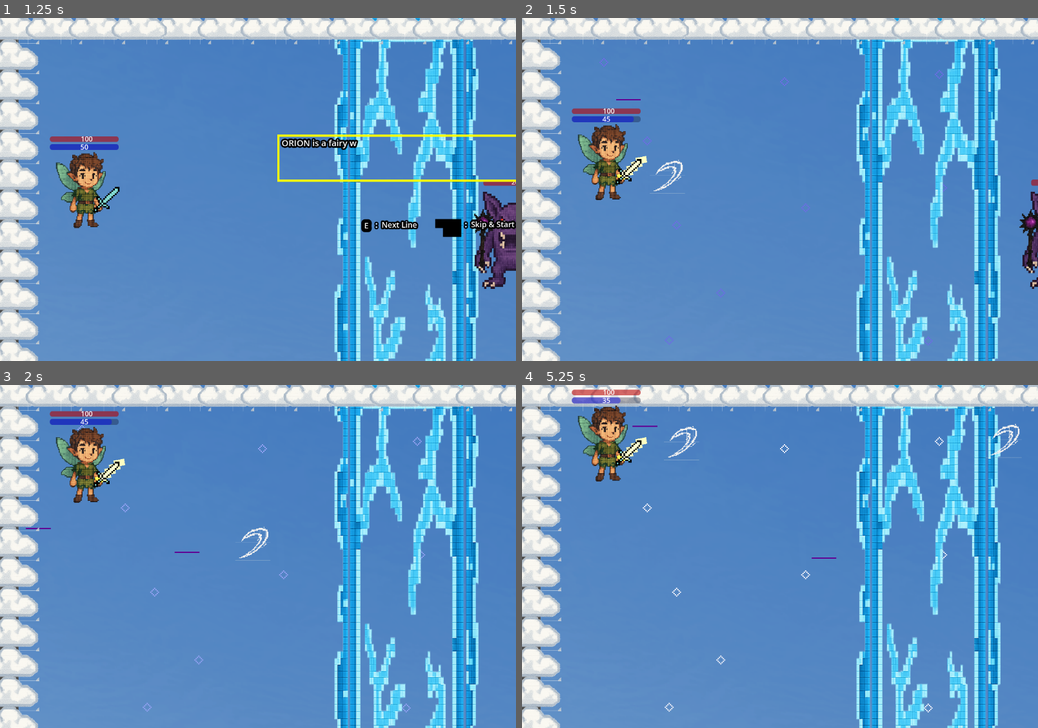
Above: before the commit, frames 1-4 (two rows, left to right).
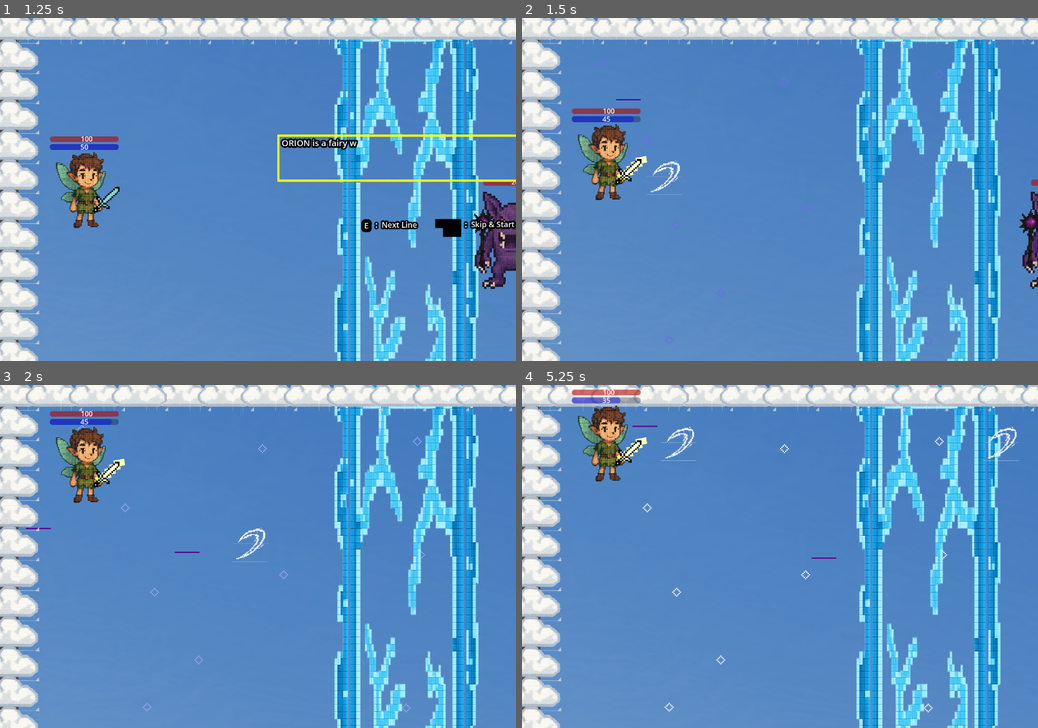
Above: after the commit, the same moments.

Repository: Abdullah-Ha00/the_fairy_orion
Game: Godot game, scene res://scenes/menu/main_menu.tscn
Two runs of this game, one before a commit and one after it. Both use one fixed random seed, a clock stepped at 60 frames per second and the inputs below.
Inputs:
- Up to frame 1 (1.25 s): tap Enter (accept) at 0.5 s; hold Up (up) from 0.53 s (still down); hold E (advance_dialogue) from 0.53 s (still down); tap Space (attach action) at 0.8 s
- Up to frame 2 (1.5 s): keep holding Up (up); tap Enter (accept) at 1.25 s; release E (advance_dialogue) at 1.28 s; tap Space (attach action) at 1.35 s
- Up to frame 3 (2 s): keep holding Up (up); tap E (advance_dialogue) at 1.55 s
- Up to frame 4 (5.25 s): keep holding Up (up); hold Enter (accept) 2.03-2.78 s; tap Space (attach action) at 2.3 s; tap E (advance_dialogue) at 2.85, 4.35 s; hold Space (attach action) 3.53-4.28 s; hold Space (attach action) from 5.03 s (still down)

Frame 1 is identical in both runs. In frame 2, 0.2% of the frame differs, in the area x 24-32%, y 41-52%; in frame 3, 0.2%; in frame 4, 0.5%, in the area x 26-97%, y 11-23%.

Commit message:
refactor complete

Diff:
--- a/scenes/dialogues/dialogues.gd
+++ b/scenes/dialogues/dialogues.gd
@@ -1,8 +1,8 @@
 extends Node2D
-var displayed_words = ""
-var dialogue_number = 0
-var can_skip = false
-var can_start = false
+var displayed_words:String = ""
+var dialogue_number:int = 0
+var can_skip:bool = false
+var can_start:bool = false
 var dialogue_one = " ORION is a fairy who was born\n with strange powers."
 var dialogue_two = " He lives with his chidhood friend, \n Selene, a mystical parrot."
 var dialogue_three= " The world is not a safe place for both of them, \n as they are troubled by the furious beast, Teratos"
@@ -26,7 +26,7 @@
 
 func _input(event: InputEvent) -> void:
 	if event.is_action_pressed("advance_dialogue") and can_skip:
-		show_next_dialogue(selected_dialogues)
+		show_next_line(selected_dialogues)
 
 func _on_can_press_space_timer_timeout() -> void:
 	can_skip = true
@@ -35,14 +35,14 @@
 	for letters in dialogues_array[dialogue_number]:
 		await get_tree().create_timer(0.02).timeout
 		displayed_words +=letters
-		_process_letters()
+		process_letters()
 
 func show_dialogue():
 	$DialogueScreenComponents.global_position = Vector2(600,200)
 	await get_tree().create_timer(0.03).timeout
 	process_dialogue(selected_dialogues)
 
-func show_next_dialogue(dialogues_array:Array):
+func show_next_line(dialogues_array:Array):
 	if dialogue_number <int(dialogues_array.size() - 1):
 		dialogue_number +=1
 		process_dialogue(selected_dialogues)
@@ -51,7 +51,7 @@
 	else:
 		can_start = true
 
-func _process_letters():
+func process_letters():
 	$DialogueScreenComponents/DialogueBar.text = displayed_words
 	$CanPressSpaceTimer.start()
 
--- a/scenes/end_game/end_game.gd
+++ b/scenes/end_game/end_game.gd
@@ -2,8 +2,8 @@
 var fairy_down_text:String = "Game Over!\nYou have been defeated!"
 var parrot_down_text: String = "Game Over!\nSelene is deaaaaaaaaaaaaad!😭"
 var monster_down_text:String = "You have defeated the monster! \nSelene's curse has been lifted!"
-var text_y_position = 500
-var high_score = ScoreManager.load_score()
+var text_y_position:int = 500
+var high_score:int = ScoreManager.load_score()
 
 func _ready() -> void:
 	process_mode = Node.PROCESS_MODE_ALWAYS
--- a/scenes/monster/monster.gd
+++ b/scenes/monster/monster.gd
@@ -1,47 +1,33 @@
 extends CharacterBody2D
 var speed: int = 200
-var orb_cooldown_start:float = randi_range(1,3)
-signal black_orb(pos)
-var move_up = Vector2.UP
-var move_down =Vector2.DOWN
-var move_right = Vector2.RIGHT
-var move_left = Vector2.LEFT
-var movement = [move_up, move_down, move_right, move_left]
-var direction = movement[randi() % movement.size()]
-var is_enemy=true
-var is_ally =false
-var _health = 200
+var orb_cooldown:float = randi_range(1,3)
+var movement:Array = [Vector2.UP, Vector2.DOWN, Vector2.RIGHT, Vector2.LEFT]
+var direction:Vector2= movement[randi() % movement.size()]
+var is_enemy:bool=true
+var is_ally:bool =false
+var _health:int = 200
 var health:int = _health:
 	set(value):
 		health=clamp(value,0,_health)
 var half_health:float = health / 2.0
-var process = true
+var process:bool = true
+signal black_orb(pos)
 
 func _ready() -> void:
-
-	GlobalStats.monster_node = self
 	position = Vector2(1200,500)
-	$OrbCoolDown.wait_time = orb_cooldown_start
-	$OrbCoolDown.start()
-	velocity = direction *speed
-	$ChangeDirection.start()
 	$OrbLight.visible = false
-	$HealthBar.max_value = health
+	initialize_monster_node()
+	set_direction()
+	set_up_orb_cooldown()
+	set_up_stats_bars()
 	update_health_text()
 
 func _process(_delta: float) -> void:
-
 	move_and_slide()
-	if health <=int(half_health) and process:
-		GlobalStats.current_game_phase = GlobalStats.game_phases["monster_health_halved"]
+	check_monster_health()
 
 func _orb_cool_down_timeout() -> void:
-	var orb_cooldown_time = randi_range(1,3)
-	var orb_marker_position = $OrbMarker.global_position
-	black_orb.emit(orb_marker_position)
-	$OrbCoolDown.wait_time= orb_cooldown_time
-	$AnimationPlayer.play("orb_light")
-
+	emit_orb()
 
 func _on_change_direction_timeout() -> void:
 	direction = movement[randi() % movement.size()]
@@ -49,5 +35,30 @@
 	move_and_slide()
 
 func update_health_text():
-		$HealthNumber.text = str(health)
-		$HealthBar.value = health
+		$UI/HealthNumber.text = str(health)
+		$UI/HealthBar.value = health
+
+func initialize_monster_node():
+	GlobalStats.monster_node = self
+
+func set_up_orb_cooldown():
+	$Timers/OrbCoolDown.wait_time = orb_cooldown
+	$Timers/OrbCoolDown.start()
+
+func set_direction():
+	velocity = direction *speed
+	$Timers/ChangeDirection.start()
+
+func set_up_stats_bars():
+	$UI/HealthBar.max_value = health
+
+func emit_orb():
+	orb_cooldown = randi_range(1,3)
+	black_orb.emit( $OrbMarker.global_position)
+	$Timers/OrbCoolDown.wait_time= orb_cooldown
+	$AnimationPlayer.play("orb_light")
+
+func check_monster_health():
+	if health <=int(half_health) and process:
+		GlobalStats.current_game_phase = GlobalStats.game_phases["monster_health_halved"]
+		process = false
--- a/scenes/monster/monster.tscn
+++ b/scenes/monster/monster.tscn
@@ -1,9 +1,8 @@
-[gd_scene load_steps=10 format=3 uid="uid://cfkkjss0a1bc5"]
+[gd_scene load_steps=9 format=3 uid="uid://cfkkjss0a1bc5"]
 
 [ext_resource type="Texture2D" uid="uid://dgfdqeul7fka4" path="res://images/monster.png" id="1_i44lo"]
 [ext_resource type="Script" uid="uid://diq8a6q06fip4" path="res://scenes/monster/monster.gd" id="1_vd1hn"]
 [ext_resource type="Texture2D" uid="uid://c0w3r0yy77p00" path="res://images/magical_rod.png" id="2_hyvb2"]
-[ext_resource type="Script" uid="uid://b45cn8djj7hk" path="res://scenes/monster/rod.gd" id="4_vd1hn"]
 [ext_resource type="Texture2D" uid="uid://dr73lggkj03gu" path="res://images/purple.png" id="5_18f66"]
 
 [sub_resource type="RectangleShape2D" id="RectangleShape2D_c6twl"]
@@ -88,18 +87,19 @@
 scale = Vector2(0.135051, 0.133442)
 skew = 0.0296706
 texture = ExtResource("2_hyvb2")
-script = ExtResource("4_vd1hn")
 
 [node name="CollisionShape2D" type="CollisionShape2D" parent="."]
 position = Vector2(-11, 46)
 shape = SubResource("RectangleShape2D_c6twl")
 
-[node name="OrbCoolDown" type="Timer" parent="."]
+[node name="Timers" type="Node" parent="."]
+
+[node name="OrbCoolDown" type="Timer" parent="Timers"]
+
+[node name="ChangeDirection" type="Timer" parent="Timers"]
 
 [node name="OrbMarker" type="Marker2D" parent="."]
-position = Vector2(-95, -32)
-
-[node name="ChangeDirection" type="Timer" parent="."]
+position = Vector2(-101.333, -33.3333)
 
 [node name="OrbLight" type="PointLight2D" parent="."]
 position = Vector2(-103, -32)
@@ -114,7 +114,9 @@
 &"": SubResource("AnimationLibrary_jpvs1")
 }
 
-[node name="HealthBar" type="ProgressBar" parent="."]
+[node name="UI" type="Node2D" parent="."]
+
+[node name="HealthBar" type="ProgressBar" parent="UI"]
 modulate = Color(1, 0, 0, 1)
 offset_left = -101.0
 offset_top = -164.0
@@ -123,7 +125,7 @@
 show_percentage = false
 metadata/_edit_group_ = true
 
-[node name="HealthNumber" type="RichTextLabel" parent="."]
+[node name="HealthNumber" type="RichTextLabel" parent="UI"]
 offset_left = -92.0
 offset_top = -176.0
 offset_right = 99.0
@@ -134,5 +136,5 @@
 horizontal_alignment = 1
 vertical_alignment = 1
 
-[connection signal="timeout" from="OrbCoolDown" to="." method="_orb_cool_down_timeout"]
-[connection signal="timeout" from="ChangeDirection" to="." method="_on_change_direction_timeout"]
+[connection signal="timeout" from="Timers/OrbCoolDown" to="." method="_orb_cool_down_timeout"]
+[connection signal="timeout" from="Timers/ChangeDirection" to="." method="_on_change_direction_timeout"]
--- a/scenes/monster/rod.gd
+++ /dev/null
@@ -1,12 +0,0 @@
-extends Sprite2D
-var rod_rotation = 0
-
-# Called when the node enters the scene tree for the first time.
-func _ready() -> void:
-	pass # Replace with function body.
-
-
-# Called every frame. 'delta' is the elapsed time since the previous frame.
-#func _process(delta: float) -> void:
-	#rod_rotation += 100*delta
-	#rotation_degrees = rod_rotation
--- a/scenes/objects/fence.gd
+++ b/scenes/objects/fence.gd
@@ -11,4 +11,4 @@
 
 
 func _on_move_left_timeout() -> void:
-	move_left.emit() # Replace with function body.
+	move_left.emit()
--- a/scenes/parrot/parrot.gd
+++ b/scenes/parrot/parrot.gd
@@ -1,34 +1,27 @@
 extends CharacterBody2D
-var is_enemy = false
-var is_ally = true
+var is_enemy:bool= false
+var is_ally:bool = true
 var states:Array = ["normal", "hit"]
 var current_state:String
 var current_health:int
-var process = true
-var _health = 20
-var health = _health:
+var process:bool = true
+var _health:int = 20
+var health:int = _health:
 	set(value):
 		health = clamp(value, 0, _health)
-@onready var seconds_left = int($TimeLeft.time_left)
-
+@onready var seconds_left:int = int($TimeLeft.time_left)
 
 func _ready() -> void:
-	GlobalStats.parrot_node = self
-	current_health = health
-	current_state = states[0]
 	position = Vector2(940,66)
-	$HealthUI/HealthBar.max_value = health
-	$TimerUI/TimeBar.max_value = seconds_left
-	$TimerUI/SecondsLeft.text = str(seconds_left)
+	initialize_parrot_node()
+	set_up_stats_bars()
+	initialize_stats()
+	update_parrot_timer()
 	update_health_text()
-
 
 func _process(_delta: float) -> void:
 	update_parrot_timer()
-	if current_health !=health and process:
-		current_state = states[1]
-		process =false
-
+	check_parrot_health()
 
 func _on_time_left_timeout() -> void:
 	health = 0
@@ -42,3 +35,19 @@
 func update_health_text():
 		$HealthUI/HealthNumber.text = str(health)
 		$HealthUI/HealthBar.value = health
+
+func set_up_stats_bars():
+	$HealthUI/HealthBar.max_value = health
+	$TimerUI/TimeBar.max_value = seconds_left
+
+func initialize_stats():
+	current_health = health
+	current_state = states[0]
+
+func initialize_parrot_node():
+	GlobalStats.parrot_node = self
+
+func check_parrot_health():
+	if current_health !=health and process:
+		current_state = states[1]
+		process =false
--- a/scenes/player/fairy_boy.gd
+++ b/scenes/player/fairy_boy.gd
@@ -1,19 +1,19 @@
 extends CharacterBody2D
-var speed: int =300
-var is_moving = true
-var can_cast_sword_beam = true
-var is_enemy = false
-var is_ally = true
-var _health = 100
-var health = _health:
+var speed:int = 300
+var is_moving:bool = true
+var can_cast_sword_beam:bool = true
+var is_enemy:bool = false
+var is_ally:bool = true
+var _health:int = 100
+var health:int = _health:
 	set(value):
 		health = clamp(value, 0, _health)
-var _magic = 50
-var magic = _magic:
+var _magic:int = 50
+var magic:int = _magic:
 	set(value):
 		magic = clamp(value, 0,_magic)
-var magic_regen = 5
-var beam_magic_cost = 5
+var magic_regen:int = 5
+var beam_magic_cost:int = 5
 signal sword_beam(pos)
 
 func _ready() -> void:
@@ -25,19 +25,8 @@
 	update_magic_text()
 
 func _process(_delta: float) -> void:
-	var fairy_direction: Vector2= Input.get_vector("left","right","up","down")
-	if is_moving:
-		velocity =fairy_direction*speed
-		move_and_slide()
-	if Input.is_action_pressed("attach action") and can_cast_sword_beam and magic >=beam_magic_cost:
-		var sword_markers = $SwordMarkers.get_children()
-		var selected_sword_marker = sword_markers[randi() % sword_markers.size()]
-		$CastSwordBeamTimer.start()
-		can_cast_sword_beam = false
-		sword_beam.emit(selected_sword_marker.global_position)
-		$AnimationPlayer.play("sword_light")
-		magic -= beam_magic_cost
-		update_magic_text()
+	update_fairy_movements()
+	check_sword_beam_event()
 
 func _on_shock_timer_timeout() -> void:
 	is_moving= true
@@ -64,3 +53,21 @@
 
 func initialize_fairy_node():
 	GlobalStats.fairy_node = self
+
+func update_fairy_movements():
+	var fairy_direction: Vector2= Input.get_vector("left","right","up","down")
+	if is_moving:
+		velocity =fairy_direction*speed
+		move_and_slide()
+
+func check_sword_beam_event():
+	if Input.is_action_pressed("attach action") and can_cast_sword_beam and magic >=beam_magic_cost:
+		emit_sword_beam()
+		magic -= beam_magic_cost
+		update_magic_text()
+#
+func emit_sword_beam():
+		$Timers/BeamTimer.start()
+		can_cast_sword_beam = false
+		sword_beam.emit($BeamMarker.global_position)
+		$AnimationPlayer.play("sword_light")
--- a/scenes/player/fairy_boy.tscn
+++ b/scenes/player/fairy_boy.tscn
@@ -90,27 +90,21 @@
 position = Vector2(6.25, 2.4375)
 shape = SubResource("RectangleShape2D_050w0")
 
-[node name="ShockTimer" type="Timer" parent="."]
+[node name="Timers" type="Node" parent="."]
+
+[node name="Shock" type="Timer" parent="Timers"]
 wait_time = 0.5
 one_shot = true
 
-[node name="CastSwordBeamTimer" type="Timer" parent="."]
+[node name="BeamTimer" type="Timer" parent="Timers"]
 one_shot = true
 
-[node name="MagicRegenTimer" type="Timer" parent="."]
+[node name="MagicRegen" type="Timer" parent="Timers"]
 wait_time = 5.0
 autostart = true
 
-[node name="SwordMarkers" type="Node2D" parent="."]
-
-[node name="Marker2D" type="Marker2D" parent="SwordMarkers"]
-position = Vector2(78, -5)
-
-[node name="Marker2D2" type="Marker2D" parent="SwordMarkers"]
-position = Vector2(75, 4)
-
-[node name="Marker2D3" type="Marker2D" parent="SwordMarkers"]
-position = Vector2(78, 0)
+[node name="BeamMarker" type="Marker2D" parent="."]
+position = Vector2(71, 2)
 
 [node name="SwordLight" type="PointLight2D" parent="."]
 position = Vector2(56, 16)
@@ -173,6 +167,6 @@
 horizontal_alignment = 1
 vertical_alignment = 1
 
-[connection signal="timeout" from="ShockTimer" to="." method="_on_shock_timer_timeout"]
-[connection signal="timeout" from="CastSwordBeamTimer" to="." method="_on_cast_sword_beam_timer_timeout"]
-[connection signal="timeout" from="MagicRegenTimer" to="." method="_on_magic_regen_timer_timeout"]
+[connection signal="timeout" from="Timers/Shock" to="." method="_on_shock_timer_timeout"]
+[connection signal="timeout" from="Timers/BeamTimer" to="." method="_on_cast_sword_beam_timer_timeout"]
+[connection signal="timeout" from="Timers/MagicRegen" to="." method="_on_magic_regen_timer_timeout"]
--- a/scenes/special_attacks/black_orb.gd
+++ b/scenes/special_attacks/black_orb.gd
@@ -1,17 +1,15 @@
 extends Area2D
-var speed = 1000
+var speed:int = 1000
 var direction:Vector2 = Vector2.LEFT
-var orb_damage = 15
-var is_projectile = true
+var orb_damage:int= 15
+var is_projectile:bool = true
 
 func _process(delta: float) -> void:
 	position += speed*direction*delta
 
 
 func _on_visible_on_screen_notifier_2d_screen_exited() -> void:
-	queue_free() # Replace with function body.
-
-
+	queue_free()
 
 func _on_body_entered(body: Node2D) -> void:
 	if body.is_ally:
--- a/scenes/special_attacks/sword_beam.gd
+++ b/scenes/special_attacks/sword_beam.gd
@@ -1,8 +1,8 @@
 extends Area2D
-var speed = 500
-var direction = Vector2.RIGHT
-var is_projectile = true
-var laser_damage = 15
+var speed:int = 500
+var direction:Vector2 = Vector2.RIGHT
+var is_projectile:bool = true
+var laser_damage:int = 15
 func _ready() -> void:
 	$RemoveLaserTimer.start()
 
--- a/scenes/world/world.gd
+++ b/scenes/world/world.gd
@@ -7,11 +7,9 @@
 var parrot_hit_processed = false
 var second_phase_processed = false
 
-
 func _ready() -> void:
 	$ShootingStars.emitting = true
 	Input.set_mouse_mode(Input.MOUSE_MODE_CAPTURED)
-
 
 func _process(_delta: float) -> void:
 	update_body_states()
@@ -74,7 +72,7 @@
 	$Fairy.is_moving=false
 	$Fairy.can_cast_sword_beam =false
 	$Fairy.health -=$Fence.shock_damage
-	$Fairy/ShockTimer.start()
+	$Fairy/Timers/Shock.start()
 
 func increase_stats():
 	$Monster.speed = 650
